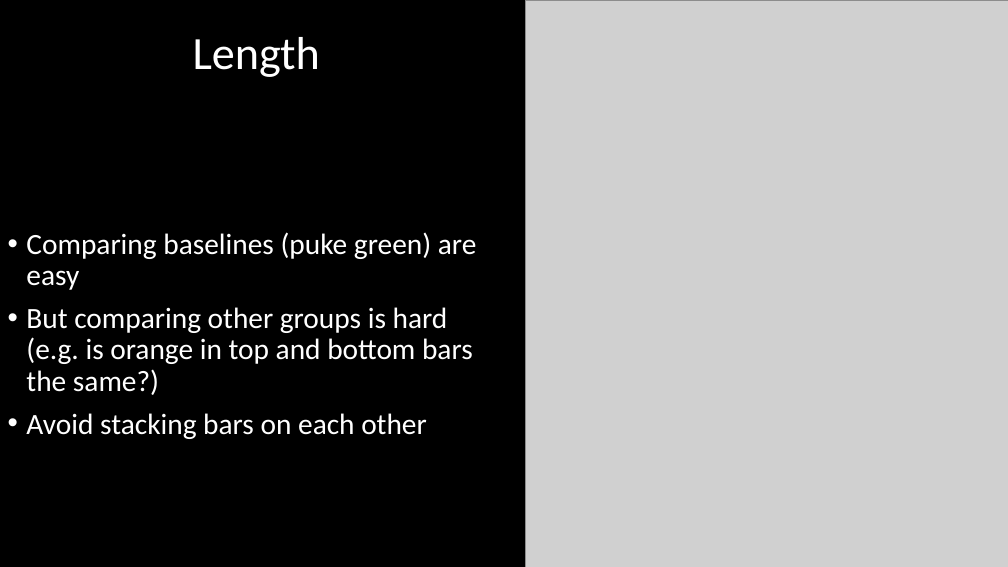
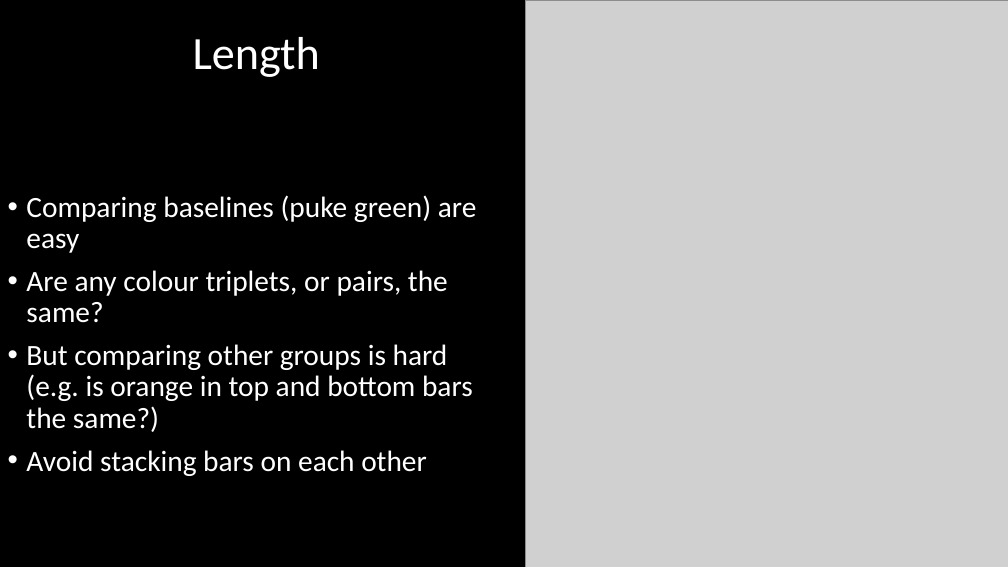
Before and after one commit to DeonRoos/stats-for-biologists, a slide deck: slide 23 of Lecture 3 - data_vis/Slides/Effective scientific communication.pptx. Drawn at 1008x567 pixels with LibreOffice and Linux fonts; fonts in the diff are those of the drawing; grey boxes stand for pictures. Boxes give left, top, right and bottom in pixels: in the first picture for what was removed or moved away, otherwise in the second. Text is boxed around its words. In the diff, an @@ line names an element or a change of style, - is before the commit and + after.

```diff
--- a/Lecture 3 - data_vis/Slides/Effective scientific communication.pptx
+++ b/Lecture 3 - data_vis/Slides/Effective scientific communication.pptx
@@ text at (26,270,448,323): paragraph added @@
+• Are any colour triplets, or pairs, the same?
```
Also in this commit, not shown: 19 other files.
